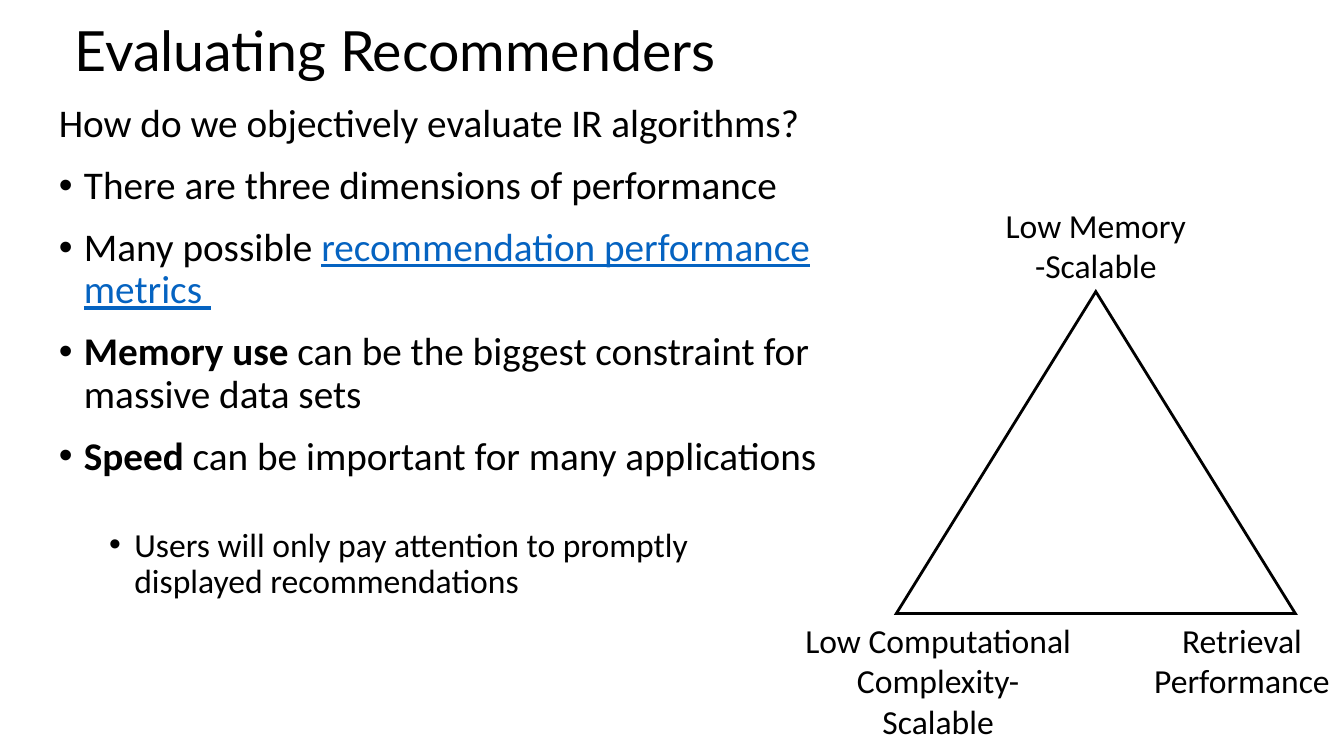
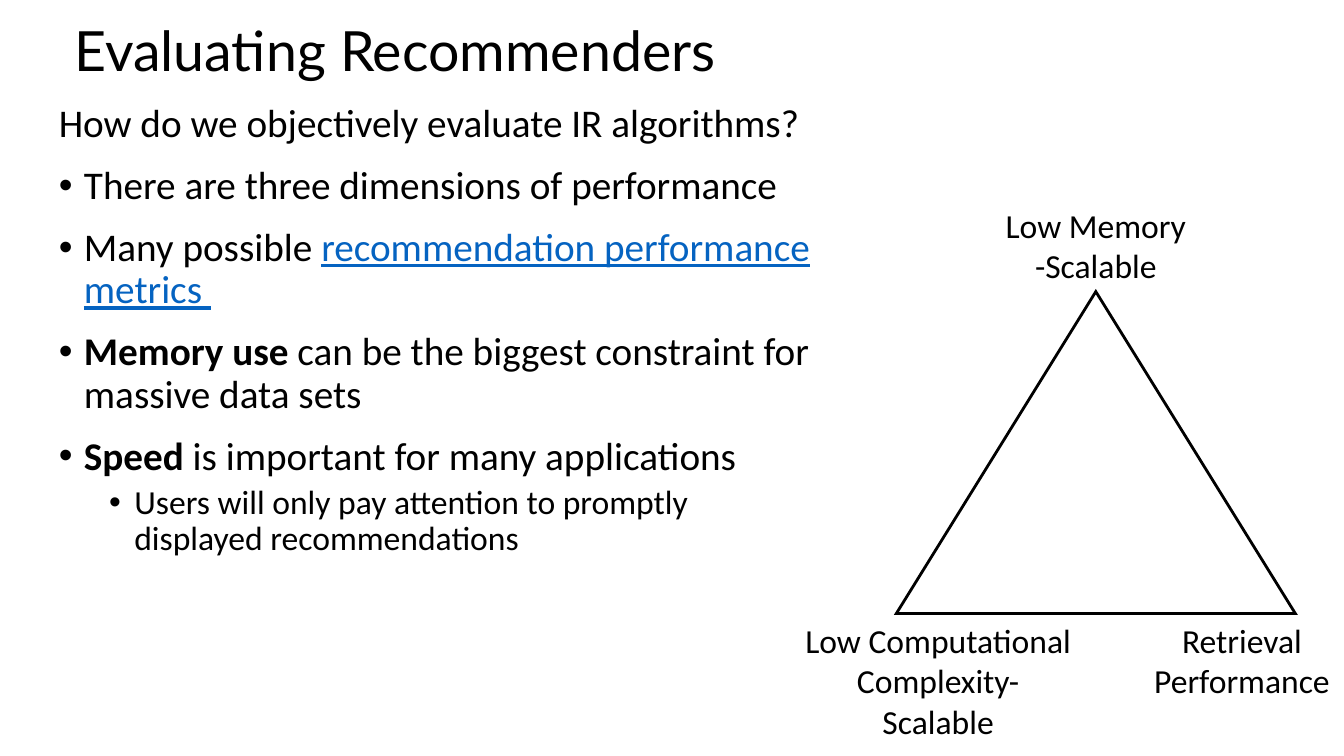
Before and after one commit to StephenElston/CSCI-E-108, a slide deck: slide 56 of slides/11_RecommenderSystems_Part1.pptx. Drawn at 1344x756 pixels with LibreOffice and Linux fonts; fonts in the diff are those of the drawing. Boxes give left, top, right and bottom in pixels: in the first picture for what was removed or moved away, otherwise in the second. Text is boxed around its words. In the diff, an @@ line names an element or a change of style, - is before the commit and + after.

```diff
--- a/slides/11_RecommenderSystems_Part1.pptx
+++ b/slides/11_RecommenderSystems_Part1.pptx
@@ text at (x1=84, y1=442, x2=736, y2=477): text changed @@
-• Speed can be important for many applications
+• Speed is important for many applications
```
Also in this commit, not shown: 11 other slides changed.
